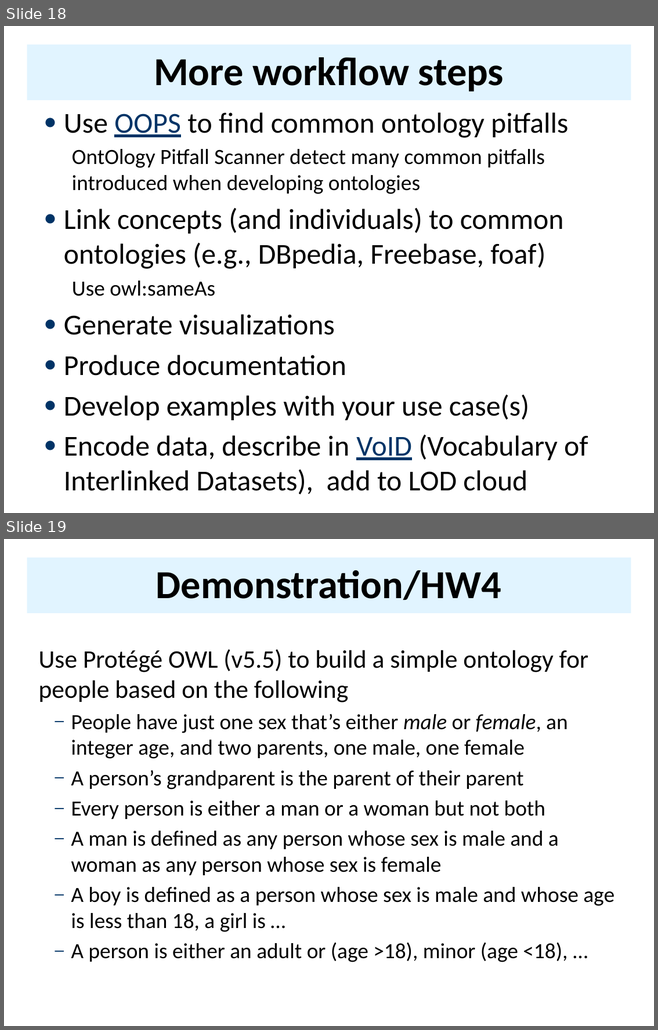
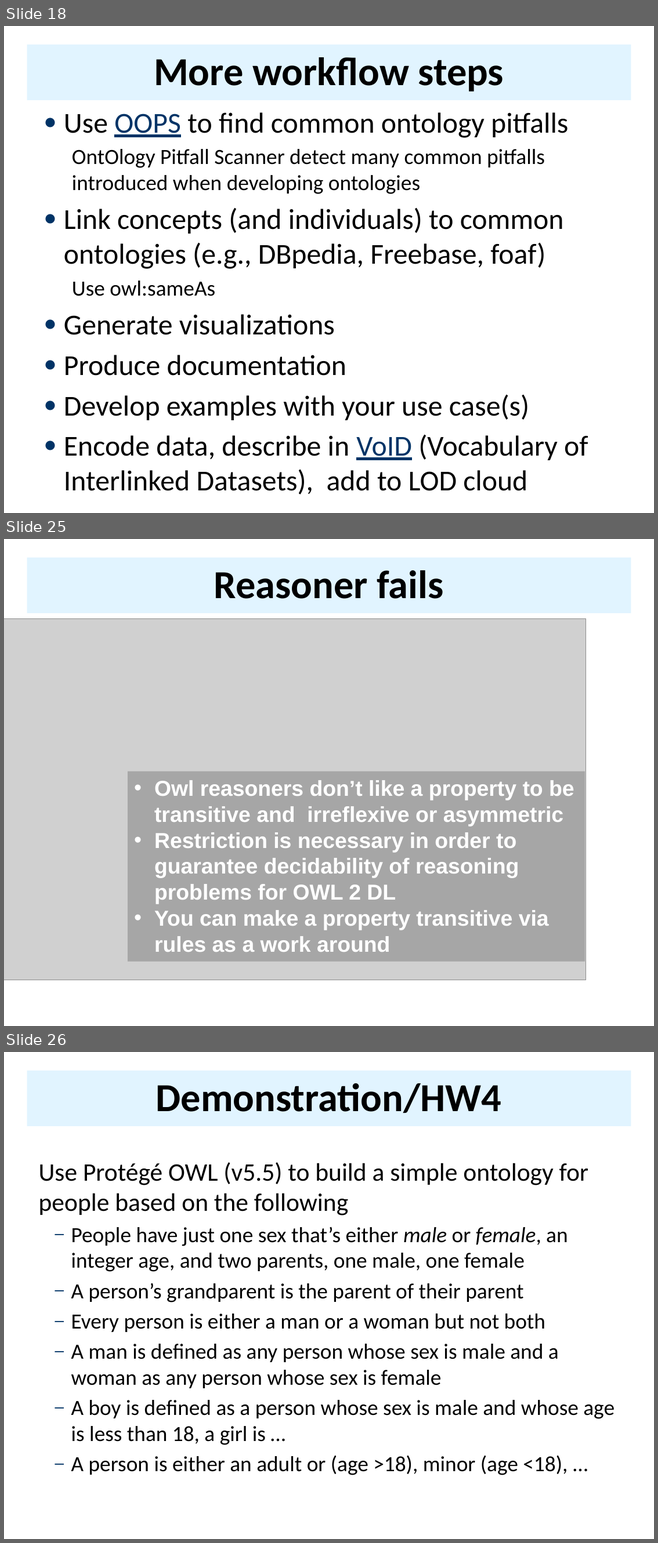
Before and after one commit to UMBC-CMSC-491-691-F19-Knowledge-Graphs/class_material, a slide deck: notes/10_protege/IDEs.pptx. Shown one above the other, each under a label of ours: slides 18 and 19 before the commit, slides 18, 25 and 26 after it; the slides between them are not shown. The pictures are 658x1030 and 658x1543 pixels, drawn with LibreOffice and Linux fonts; fonts in the diff are those of the drawing; grey boxes stand for pictures; background and template pictures are left out. Boxes give left, top, right and bottom in pixels: in the first picture for what was removed or moved away, otherwise in the second. Text is boxed around its words. In the diff, an @@ line names an element or a change of style, - is before the commit and + after.

```diff
--- a/notes/10_protege/IDEs.pptx
+++ b/notes/10_protege/IDEs.pptx
@@ slide 25 added at bbox=[4, 539, 654, 1026], background picture (left out) @@
@@ title added at bbox=[27, 557, 630, 613], fill #E1F4FF, 44 pt, text #000000, bold @@
+Reasoner fails
@@ picture added at bbox=[4, 619, 585, 980] @@
@@ rectangle added at bbox=[128, 772, 584, 962], fill #A6A6A6, 24 pt, text #FFFFFF, bold @@
+• Owl reasoners don’t like a property to be transitive and irreflexive or asymmetric
+• Restriction is necessary in order to guarantee decidability of reasoning problems for OWL 2 DL
+• You can make a property transitive via rules as a work around
@@ what was slide 19 is now slide 26 @@
```
Also in this commit, not shown: 6 other slides added, 4 other files.
